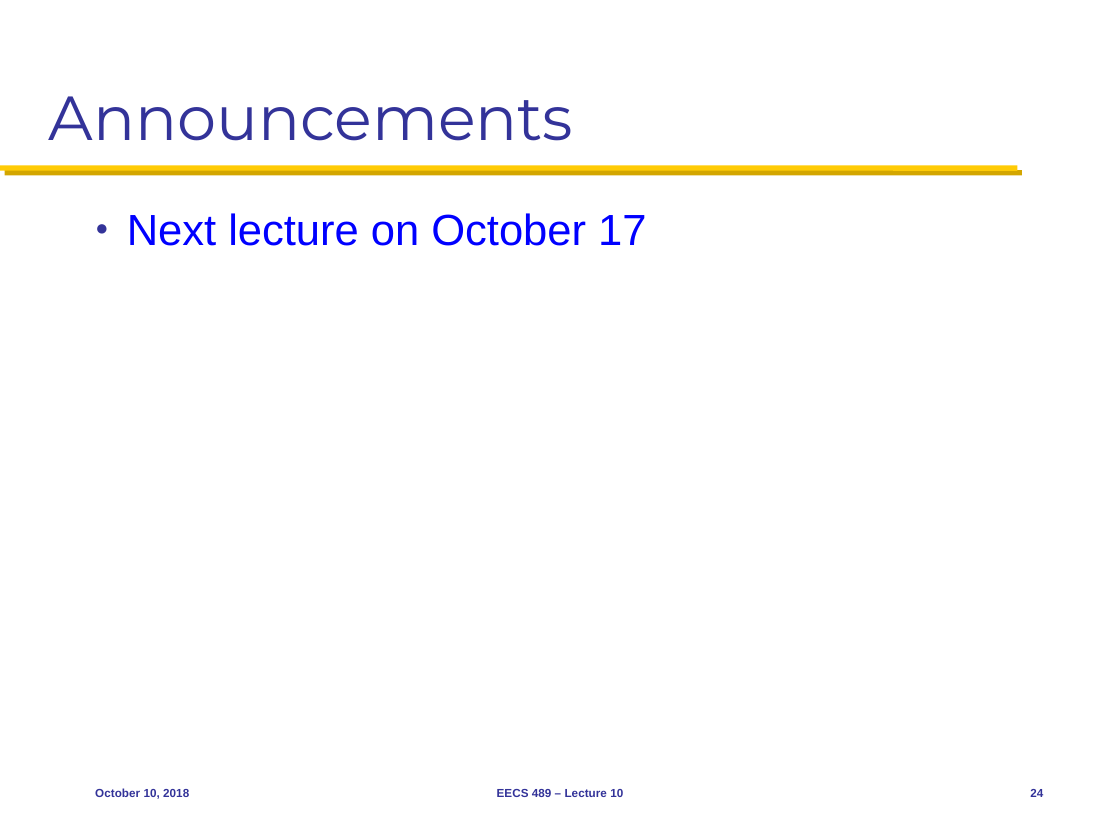
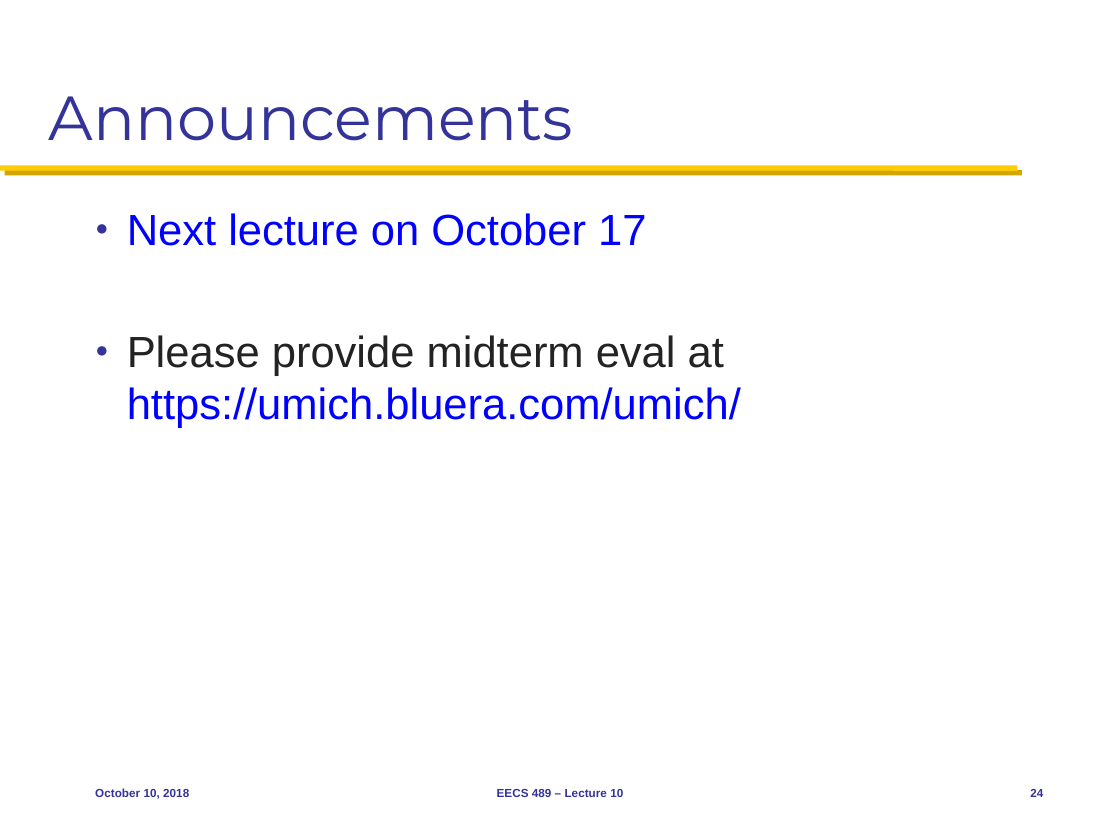
Before and after one commit to mosharaf/eecs489, a slide deck: slide 24 of Slides/101018.pptx. Drawn at 1120x840 pixels with LibreOffice and Linux fonts; fonts in the diff are those of the drawing. Boxes give left, top, right and bottom in pixels: in the first picture for what was removed or moved away, otherwise in the second. Text is boxed around its words. In the diff, an @@ line names an element or a change of style, - is before the commit and + after.

Commit message:
Tweaks to Oct 10 slides

```diff
--- a/Slides/101018.pptx
+++ b/Slides/101018.pptx
@@ text at (127,335,741,428): paragraph added @@
+● Please provide midterm eval at https://umich.bluera.com/umich/
```
Also in this commit, not shown: 5 other slides changed.
